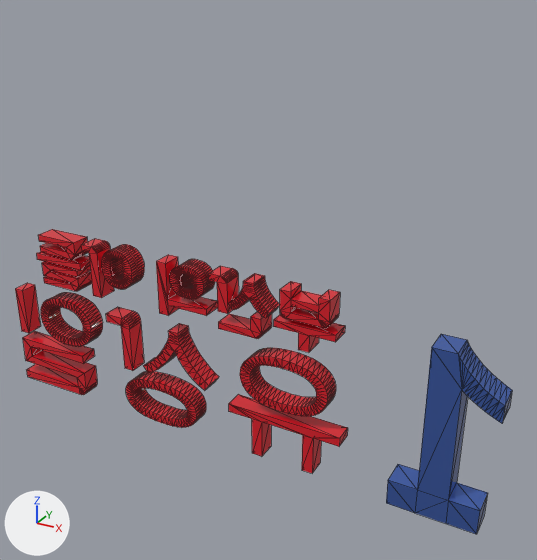
The glTF model my-model.glb, before and after one commit.
One viewpoint serves both versions: a 50 mm camera at (0.953, -1.484, 1.371) aimed at (0.121, 0.029, 0.614). Arrows for +X, +Y and +Z are at lower left; the lights stay in place. The picture after the commit comes second. Mesh edges are drawn as thin lines. Where no turn or scale is listed for an object, it has been applied to the vertices.

The scene before the commit, as lines of its bpy script (objects in view):
```python
me_textplus001 = bpy.data.meshes.new('TextPlus001')
me_textplus001.from_pydata(...)  # 70 vertices, 136 faces; spans x 0.578..0.823, y -0.036..0.036, z -0.229..0.229
me_textplus001.materials.append(mat_name1_material)  # blue #4e6fc3
me_textplus002 = bpy.data.meshes.new('TextPlus002')
me_textplus002.from_pydata(...)  # 1464 vertices, 2872 faces; spans x -1.078..0.0, y 0.0..0.055, z -0.029..0.48
me_textplus002.materials.append(mat_num1_material)  # red #db1c2a
ob_textplus001 = bpy.data.objects.new('TextPlus001', me_textplus001)
ob_textplus001.location = (-0.079, -0.018, 0.351)
ob_textplus002 = bpy.data.objects.new('TextPlus002', me_textplus002)
ob_textplus002.location = (0.367, -0.054, 0.161)
```
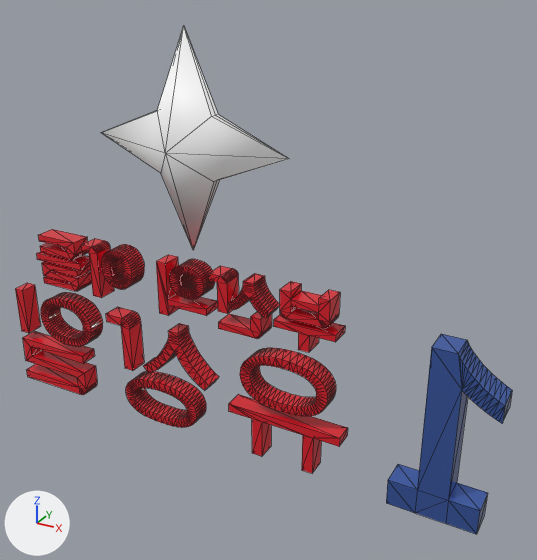
Edits to the bpy script that builds the scene:
```text
Add mat_default_material:
    mat_default_material = principled_material('Default-Material')
    mat_default_material.base_color = (1.0, 1.0, 1.0)  # white #ffffff
Add me_tube001:
    me_tube001.from_pydata(...)  # 18 vertices, 32 faces; spans x -0.277..0.277, y -0.097..0.097, z -0.277..0.277
    me_tube001.materials.append(mat_default_material)  # white #ffffff
Add ob_tube001:
    ob_tube001 = bpy.data.objects.new('Tube001', me_tube001)
    ob_tube001.location = (-0.086, 0.0, 0.942)
```

Changed parts and their boxes (x1, y1, x2, y2) in the pictures (537 x 560 px):
'Tube001', added
    after: (102, 26, 289, 250)
